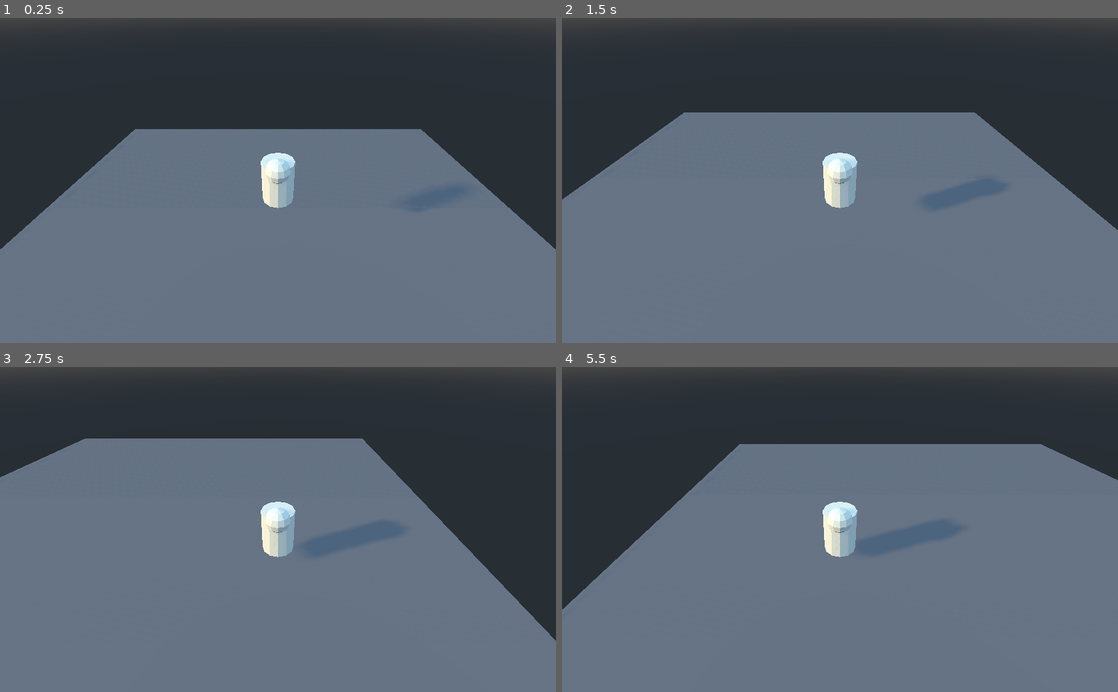
Above: before the commit, frames 1-4 (two rows, left to right).
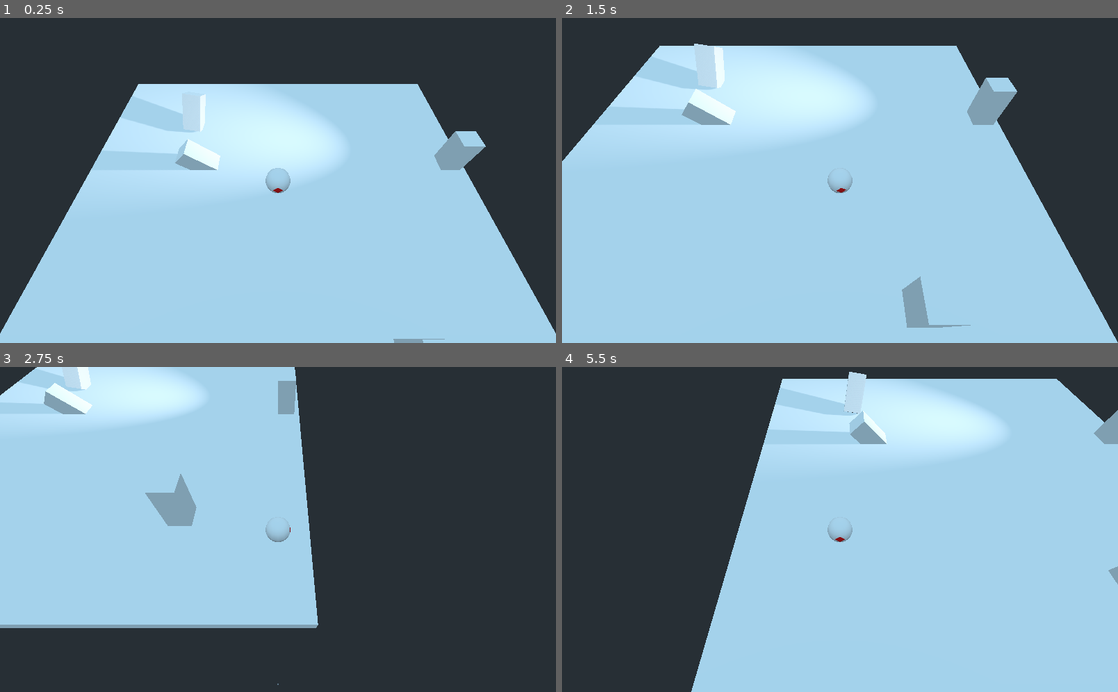
Above: after the commit, the same moments.

Repository: gssales/ProjectDungeon
Game: Godot game, scene res://scenes/TestScene.tscn
The game is run twice, just before and just after one commit, with the same random seed, the same clock (stepped at 60 frames per second) and the same inputs. The project has no main scene, so this scene is started directly.
Inputs:
- Up to frame 1 (0.25 s): no input
- Up to frame 2 (1.5 s): hold D (move_right) 0.53-1.28 s; hold S (move_backward) from 1.28 s (still down)
- Up to frame 3 (2.75 s): release S (move_backward) at 2.03 s; hold D (move_right) from 2.03 s (still down)
- Up to frame 4 (5.5 s): release D (move_right) at 2.78 s; hold W (move_forward) 2.78-3.53 s; hold A (move_left) 3.53-5.03 s; hold S (move_backward) from 5.03 s (still down)

The runs differ from the first frame. In frame 1, 66% of the frame differs, in the area x 0-100%, y 0-100%; in frame 2, 80%; in frame 3, 79%; in frame 4, 80%.

Commit message:
Player movement

Diff:
--- a/player/Player.tscn
+++ b/player/Player.tscn
@@ -1,27 +1,43 @@
-[gd_scene load_steps=3 format=2]
+[gd_scene load_steps=5 format=2]
 
 [ext_resource path="res://scripts/Player.gd" type="Script" id=1]
 
-[sub_resource type="CapsuleShape" id=1]
-height = 2.0
+[sub_resource type="SphereShape" id=1]
+
+[sub_resource type="Shader" id=2]
+code = "shader_type spatial;
+
+void vertex() {
+    COLOR = vec4(1.0, -VERTEX.z, -VERTEX.z, 1.0);
+}
+
+void fragment() {
+  float amount = COLOR.g < -0.9 ? 0.0 : 1.0;
+
+  ALBEDO = vec3(1.0, amount, amount);
+ }"
+
+[sub_resource type="ShaderMaterial" id=3]
+shader = SubResource( 2 )
 
 [node name="Player" type="KinematicBody"]
 script = ExtResource( 1 )
 
 [node name="CollisionShape" type="CollisionShape" parent="."]
 transform = Transform( 1, 0, 0, 0, -4.37114e-08, 1, 0, -1, -4.37114e-08, 0, 0, 0 )
+visible = false
 shape = SubResource( 1 )
 
-[node name="CSGCylinder" type="CSGCylinder" parent="."]
-radius = 0.9
-height = 2.5
-sides = 12
-smooth_faces = false
+[node name="Camera" type="Camera" parent="."]
+transform = Transform( 1, 0, 0, 0, 1, 0, 0, 0, 1, 0, 15, 10 )
 
-[node name="CSGSphere" type="CSGSphere" parent="CSGCylinder"]
-transform = Transform( 1, 0, 0, 0, 1, 0, 0, 0, 1, -0.0088011, 1, 0.508466 )
-radius = 0.673332
-smooth_faces = false
+[node name="DetectGround" type="RayCast" parent="."]
+cast_to = Vector3( 0, -1.1, 0 )
+debug_shape_thickness = 5.0
 
-[node name="Camera" type="Camera" parent="."]
-transform = Transform( 1, 0, 0, 0, 1, 0, 0, 0, 1, 0, 7.87352, 10.2089 )
+[node name="Model" type="Spatial" parent="."]
+
+[node name="CSGSphere" type="CSGSphere" parent="Model"]
+material = SubResource( 3 )
+
+[node name="TweenRotation" type="Tween" parent="Model"]
--- a/scenes/TestScene.tscn
+++ b/scenes/TestScene.tscn
@@ -1,55 +1,20 @@
-[gd_scene load_steps=6 format=2]
+[gd_scene load_steps=5 format=2]
 
 [ext_resource path="res://player/Player.tscn" type="PackedScene" id=1]
 
 [sub_resource type="BoxShape" id=1]
 extents = Vector3( 20, 0.5, 20 )
 
-[sub_resource type="VisualShaderNodeColorConstant" id=2]
-constant = Color( 0.186371, 0.189859, 0.242188, 1 )
+[sub_resource type="ShaderMaterial" id=4]
 
-[sub_resource type="VisualShader" id=3]
-code = "shader_type spatial;
-render_mode specular_schlick_ggx;
-
-
-
-
-void vertex() {
-// Output:0
-
-}
-
-void fragment() {
-// Color:2
-	vec3 n_out2p0 = vec3(0.186371, 0.189859, 0.242188);
-	float n_out2p1 = 1.000000;
-
-// Output:0
-	ALBEDO = n_out2p0;
-
-}
-
-void light() {
-// Output:0
-
-}
-"
-graph_offset = Vector2( -264, 113 )
-nodes/fragment/2/node = SubResource( 2 )
-nodes/fragment/2/position = Vector2( 117, 193 )
-nodes/fragment/connections = PoolIntArray( 2, 0, 0, 0 )
-
-[sub_resource type="ShaderMaterial" id=4]
-shader = SubResource( 3 )
+[sub_resource type="BoxShape" id=5]
+extents = Vector3( 1, 2, 1 )
 
 [node name="TestScene" type="Spatial"]
 
 [node name="Player" parent="." instance=ExtResource( 1 )]
 transform = Transform( 1, 0, 0, 0, 1, 0, 0, 0, 1, 0, 6.70291, 0 )
-GRAVITY = 98.0
-max_speed = 10
-acceleration = 5
+GRAVITY = 400
 
 [node name="Ground" type="StaticBody" parent="."]
 
@@ -64,8 +29,50 @@
 depth = 40.0
 material = SubResource( 4 )
 
-[node name="DirectionalLight" type="DirectionalLight" parent="."]
-transform = Transform( 0.488863, 0.115547, -0.864675, 0.460826, 0.807402, 0.368432, 0.740711, -0.578577, 0.341461, 0, 9.3181, 0 )
-light_color = Color( 0.937255, 0.827451, 0.572549, 1 )
+[node name="SpotLight" type="SpotLight" parent="."]
+transform = Transform( -0.328586, 0.191606, 0.924834, 0.368019, -0.875836, 0.312209, 0.869824, 0.442944, 0.217273, 19.1155, 9.3181, -4.80515 )
 shadow_enabled = true
-shadow_color = Color( 0.0509804, 0.0666667, 0.266667, 1 )
+spot_range = 123.068
+spot_angle = 21.8184
+
+[node name="Props" type="Node" parent="."]
+
+[node name="Box" type="StaticBody" parent="Props"]
+transform = Transform( 1, 0, 0, 0, 1, 0, 0, 0, 1, 9.20367, 2.01564, 11.2017 )
+
+[node name="CollisionShape" type="CollisionShape" parent="Props/Box"]
+shape = SubResource( 5 )
+
+[node name="CSGBox" type="CSGBox" parent="Props/Box"]
+transform = Transform( 1, 0, 0, 0, 1, 0, 0, 0, 1, 0, 0.0303655, 0 )
+height = 4.0
+
+[node name="Box2" type="StaticBody" parent="Props"]
+transform = Transform( 1, 0, 0, 0, 1, 0, 0, 0, 1, 18.4073, 1.73136, -5.67296 )
+
+[node name="CollisionShape" type="CollisionShape" parent="Props/Box2"]
+shape = SubResource( 5 )
+
+[node name="CSGBox" type="CSGBox" parent="Props/Box2"]
+transform = Transform( 1, 0, 0, 0, 1, 0, 0, 0, 1, 0, 0.0303655, 0 )
+height = 4.0
+
+[node name="Box3" type="StaticBody" parent="Props"]
+transform = Transform( 0.697253, -0.716825, 0, 0.716825, 0.697253, 0, 0, 0, 1, -8.42209, 0.545456, -5.67296 )
+
+[node name="CollisionShape" type="CollisionShape" parent="Props/Box3"]
+shape = SubResource( 5 )
+
+[node name="CSGBox" type="CSGBox" parent="Props/Box3"]
+transform = Transform( 1, 0, 0, 0, 1, 0, 0, 0, 1, 0, 0.0303655, 0 )
+height = 4.0
+
+[node name="Box4" type="StaticBody" parent="Props"]
+transform = Transform( 0.989786, 0.14256, 0, -0.123312, 0.85615, 0.501798, 0.0715362, -0.496672, 0.864985, -9.85973, 1.73136, -11.9267 )
+
+[node name="CollisionShape" type="CollisionShape" parent="Props/Box4"]
+shape = SubResource( 5 )
+
+[node name="CSGBox" type="CSGBox" parent="Props/Box4"]
+transform = Transform( 1, 0, 0, 0, 1, 0, 0, 0, 1, 0, 0.0303655, 0 )
+height = 4.0
--- a/scripts/Player.gd
+++ b/scripts/Player.gd
@@ -4,11 +4,12 @@
 # Declare member variables here. Examples:
 # var a = 2
 # var b = "text"
-export var GRAVITY = 9.8
-export var max_speed = 5
-export var acceleration = 2
+export var GRAVITY = 980
+export var max_speed = 20
+export var acceleration = 15
 
-var _velocity = Vector3(0,0,0)
+var _velocity = Vector3.ZERO
+var angle = 0
 var speed = 0
 
 # Called when the node enters the scene tree for the first time.
@@ -26,17 +27,23 @@
   if Input.is_action_pressed("move_right"):
     move_vec += Vector3.RIGHT
 
-#  direction = direction * 0.5 + move_vec.normalized() * 0.5
-#  direction = direction.normalized()
   move_vec = move_vec.normalized()
 
-  if move_vec.length() > 0:
+  if move_vec.length() > 0 :
+    var new_yaw = atan2(move_vec.x, move_vec.z) # 0,2*PI
+    var rot = Quat(Vector3(0.0, new_yaw, 0.0))
+    var t = Quat($Model.transform.basis)
+    var interp = t.slerp(rot, 0.2)
+    $Model.transform.basis = Basis(interp)
+
     speed = min(speed + acceleration * delta, max_speed)
   else:
-    speed = max(speed - acceleration * delta - 1/10e100, 0)
+    speed = max(speed - acceleration * delta, 0)
 
   move_vec *= speed
-  move_vec += Vector3.DOWN * GRAVITY * delta
+
+  if not $DetectGround.is_colliding():
+    move_vec += Vector3.DOWN * GRAVITY * delta
 
   _velocity = move_vec
 
